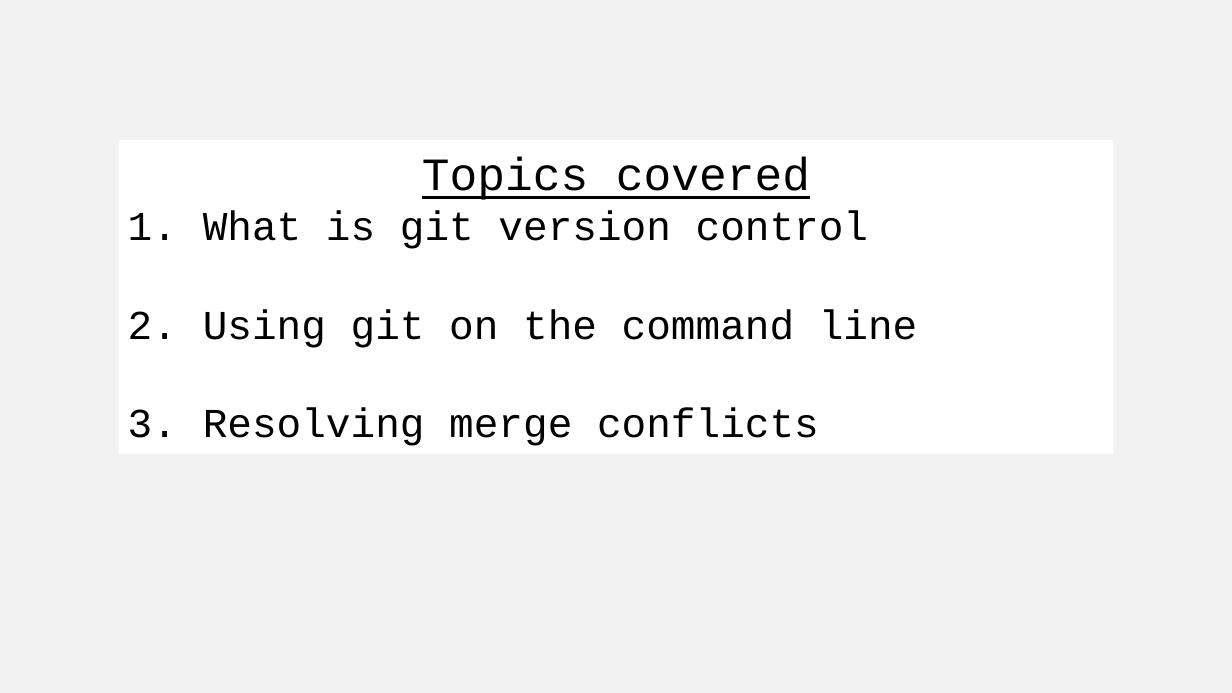
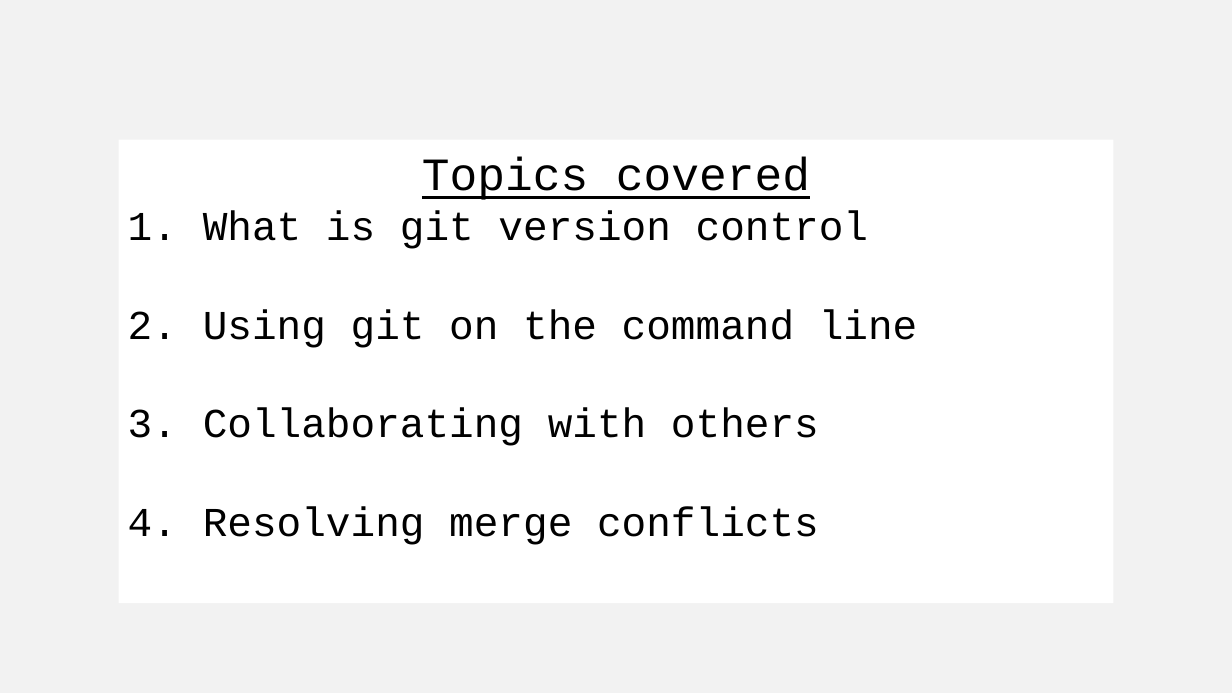
Before and after one commit to harvardinformatics/short-trainings, a slide deck: slide 2 of cmd-line-101/04-git.pptx. Drawn at 1232x693 pixels with LibreOffice and Linux fonts; fonts in the diff are those of the drawing. Boxes give left, top, right and bottom in pixels: in the first picture for what was removed or moved away, otherwise in the second. Text is boxed around its words. In the diff, an @@ line names an element or a change of style, - is before the commit and + after.

Commit message:
modified pptx

```diff
--- a/cmd-line-101/04-git.pptx
+++ b/cmd-line-101/04-git.pptx
@@ rectangle "Topics covered" resized from (x1=118, y1=140, x2=1114, y2=454) to (x1=118, y1=140, x2=1114, y2=604) @@
@@ text in rectangle at (x1=203, y1=408, x2=819, y2=446): paragraph added @@
+3. Collaborating with others
```
